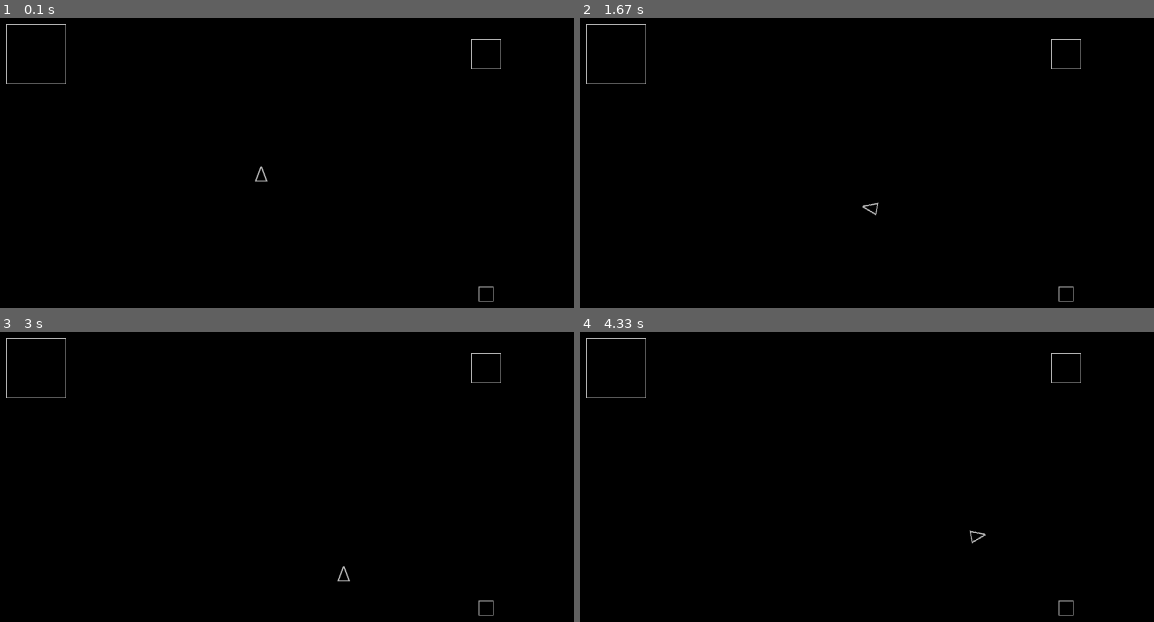
Above: before the commit, frames 1-4 (two rows, left to right).
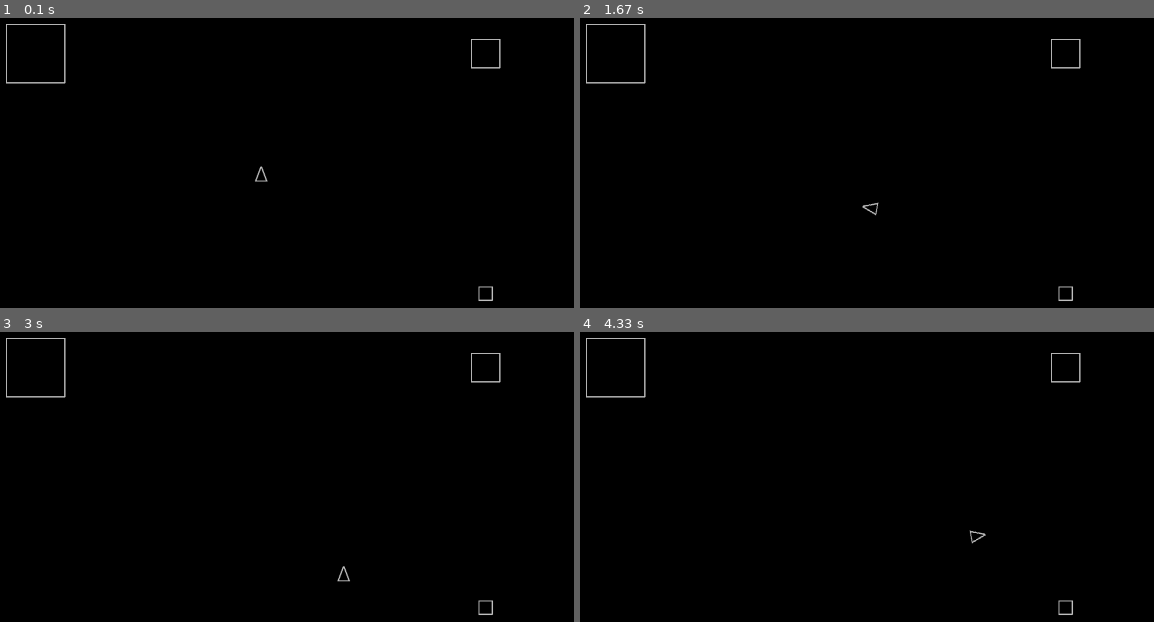
Above: after the commit, the same moments.

Repository: straylight77/arcade
Game: pygame game, started from pygame/ast_classic.py
Two runs of this game, one before a commit and one after it. Both use one fixed random seed, a clock stepped at 60 frames per second and the inputs below.
Inputs:
- Up to frame 1 (0.1 s): no input
- Up to frame 2 (1.67 s): hold Right 0.33-0.8 s; hold Up 0.83-1.13 s; hold Right 1.17-1.63 s
- Up to frame 3 (3 s): hold Left 1.67-2.2 s; hold Left 2.23-2.63 s; hold Up from 2.67 s (still down)
- Up to frame 4 (4.33 s): release Up at 3.03 s; hold Right 3.07-3.7 s; hold Left 3.73-4.2 s; hold Right from 4.23 s (still down)

The runs differ from the first frame. In frame 1, 0.2% of the frame differs, in the area x 1-88%, y 2-98%; in frame 2, 0.2%; in frame 3, 0.2%; in frame 4, 0.2%.

Commit message:
Minor cleanups.

Diff:
--- a/pygame/ast_classic.py
+++ b/pygame/ast_classic.py
@@ -56,9 +56,15 @@
         self.rect = self.image.get_rect()
         self.rect.center = self.pos
 
-    def create_sprite(self, size = (32,32), pts=None ):
+    def create_sprite(self, size=(32,32), pts=None ):
         if pts is None:
-            pts = ( (0,0), (0,size[1]), size, (size[0],0), (0,0) )
+            # minus 3 because of the line thickness
+            pts = (
+                (0,            0),
+                (0,            size[1]-3),
+                (size[0]-3,    size[1]-3),
+                (size[0]-3,0), (0,0)
+            )
         img = pygame.Surface(size)
         img.fill(C_KEY)
         img.set_colorkey(C_KEY)
@@ -72,8 +78,6 @@
 
     def __init__(self):
         GameObject.__init__(self)
-        self.thrust_rate = 0.5
-        self.turn_rate = 10
         self.create_sprite( pts=((32, 16), (0, 28), (0, 4)) )
         #self.drag = 0.97
         self.reset()
@@ -85,10 +89,12 @@
 
 
     def update(self, cmd):
-        self.angle += self.turn_rate * (cmd['right'] + cmd['left'])
+        # 10 -> turn_rate
+        # 0.5 -> thrust_rate
+        self.angle += 10 * (cmd['right'] + cmd['left'])
         if cmd['thrust']:
-            self.vel[0] += math.cos(math.radians(self.angle)) * self.thrust_rate
-            self.vel[1] += math.sin(math.radians(self.angle)) * self.thrust_rate
+            self.vel[0] += math.cos(math.radians(self.angle)) * 0.5
+            self.vel[1] += math.sin(math.radians(self.angle)) * 0.5
         GameObject.update(self)
 
 
@@ -105,6 +111,7 @@
         Asteroid.__init__(self, pos, vel)
         self.create_sprite( (32,32) )
 
+
 class MediumAsteroid(Asteroid):
 
     def __init__(self, pos, vel=[0,0]):
@@ -119,13 +126,13 @@
         self.create_sprite( (128,128) )
 
 
+#---- class: Shot -------------------------------------------------------
+class Shot(GameObject):
+    pass
+
+
 #---- class: Saucer -----------------------------------------------------
 class Saucer(GameObject):
-    pass
-
-
-#---- class: Shot -------------------------------------------------------
-class Shot(GameObject):
     pass
 
 
